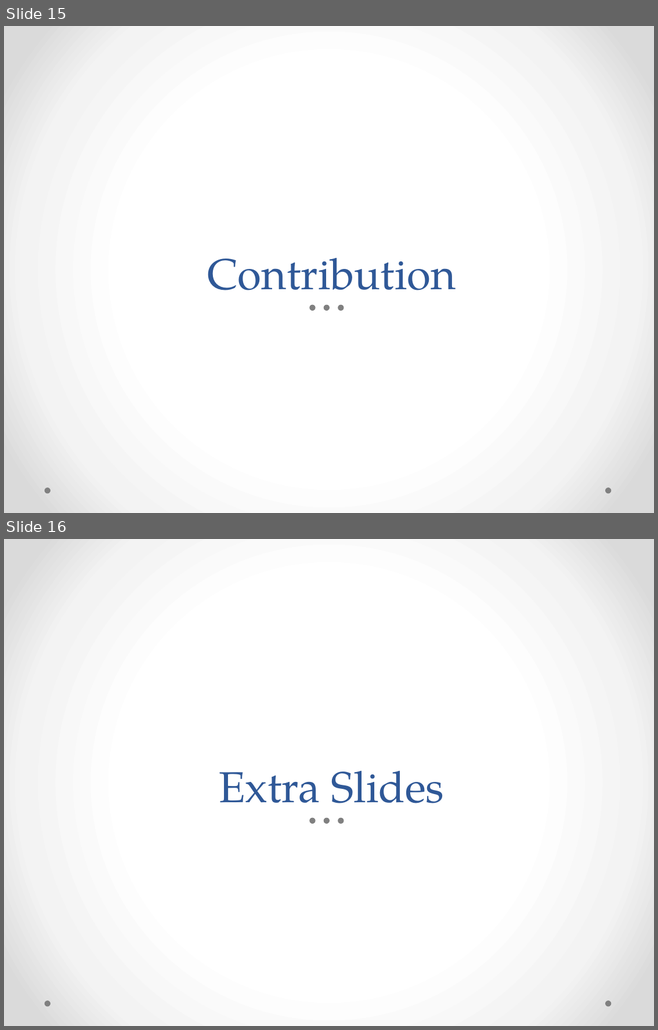
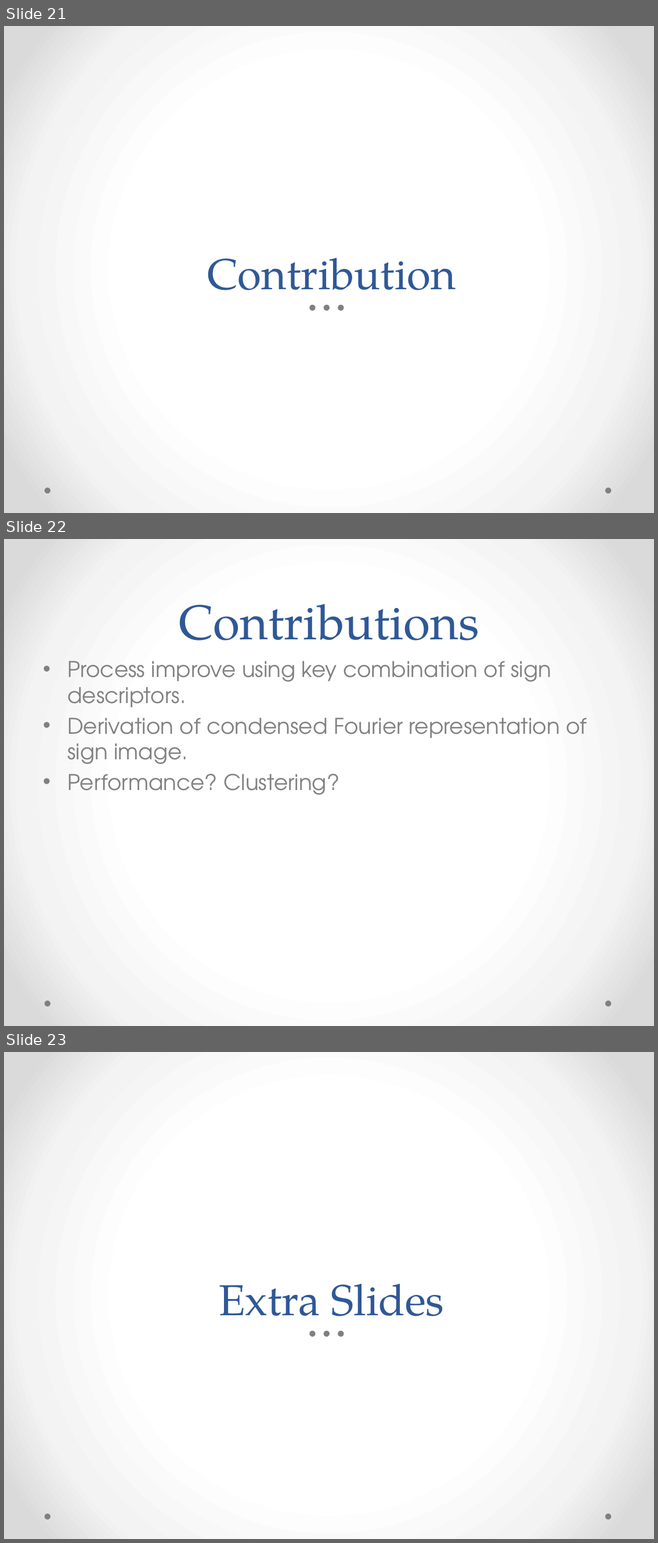
Before and after one commit to benjaminSullins/ECE6258, a slide deck: docs/PosterPresentation.pptx. Shown one above the other, each under a label of ours: slides 15 and 16 before the commit, slides 21, 22 and 23 after it. The pictures are 658x1030 and 658x1543 pixels, drawn with LibreOffice and Linux fonts; fonts in the diff are those of the drawing. Boxes give left, top, right and bottom in pixels: in the first picture for what was removed or moved away, otherwise in the second. Text is boxed around its words. In the diff, an @@ line names an element or a change of style, - is before the commit and + after.

```diff
--- a/docs/PosterPresentation.pptx
+++ b/docs/PosterPresentation.pptx
@@ slide 22 added at (4, 539, 654, 1026), background gradient #FFFFFF to #F4F4F4 to #DADADA; not listed: 2 template elements that a slide beside it also shows @@
@@ title added at (179, 604, 479, 641), 54 pt, text #2F5897 @@
+Contributions
@@ text added at (67, 661, 586, 795), 24 pt, text #808080 @@
+• Process improve using key combination of sign descriptors.
+• Derivation of condensed Fourier representation of sign image.
+• Performance? Clustering?
@@ what was slide 15 is now slide 21 @@
@@ what was slide 16 is now slide 23 @@
```
Also in this commit, not shown: 1 slide changed, 6 other slides added.
